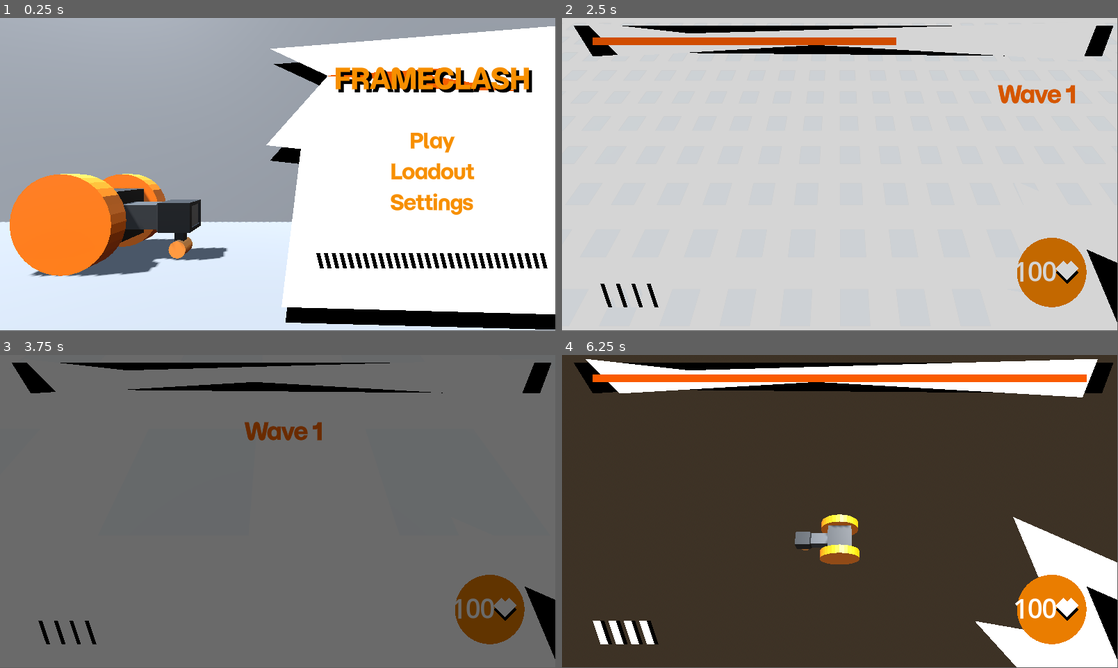
Above: before the commit, frames 1-4 (two rows, left to right).
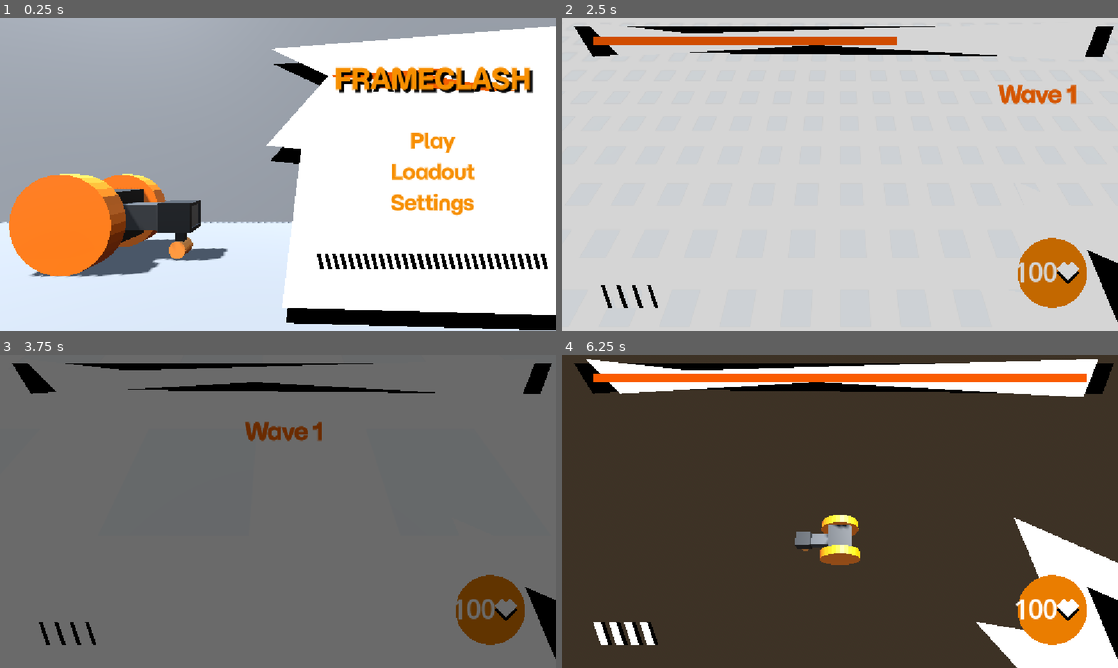
Above: after the commit, the same moments.

Repository: Username4D/Frameclash
Game: Godot game, scene res://scenes/view.tscn
Same seed, same stepped clock (60 frames per second), same inputs: the game is played once before the commit and once after it. The engine's default icon, where the game draws it, is replaced by a stand-in: a white triangle on a blue panel in a dark square.
Inputs:
- Up to frame 1 (0.25 s): no input
- Up to frame 2 (2.5 s): click "Play" at 0.5 s; click "Play" at 1.25 s; hold Right (ui_right) from 2.03 s (still down); tap Space (shoot) at 2.1 s
- Up to frame 3 (3.75 s): release Right (ui_right) at 2.78 s; hold Down (ui_down) 2.78-3.53 s; tap Space (shoot) at 2.85, 3.6 s; hold Right (ui_right) from 3.53 s (still down)
- Up to frame 4 (6.25 s): release Right (ui_right) at 4.28 s; hold Up (ui_up) 4.28-5.03 s; tap Space (shoot) at 4.35, 5.1, 5.85 s; hold Left (ui_left) from 5.03 s (still down)
In our replay, the window is 799x449 before the commit and 800x450 after it. These sizes can differ from the game's own. Grey fills any space a smaller window leaves; there, only what the larger window draws over its background counts as a difference.

The runs differ from the first frame. In frame 1, 3.0% of the frame differs, in the area x 0-100%, y 0-100%; in frame 2, 1.0%; in frame 3, 0.8%; in frame 4, 1.5%.

Commit message:
added usage of settings, added saving settings

Diff:
--- a/project.godot
+++ b/project.godot
@@ -19,6 +19,10 @@
 
 save_handler="*res://scripts/save_handler.gd"
 gameplay_info="*res://scripts/gameplay_info.gd"
+
+[display]
+
+window/stretch/mode="canvas_items"
 
 [editor_plugins]
 
--- a/scenes/setting_option.tscn
+++ b/scenes/setting_option.tscn
@@ -56,3 +56,5 @@
 theme_override_styles/disabled = SubResource("StyleBoxEmpty_r0pwg")
 theme_override_styles/focus = SubResource("StyleBoxFlat_w18ys")
 toggle_mode = true
+
+[connection signal="pressed" from="Button" to="." method="_on_button_pressed"]
--- a/scenes/settings.tscn
+++ b/scenes/settings.tscn
@@ -42,6 +42,9 @@
 offset_top = 224.0
 offset_right = -408.0
 offset_bottom = -360.0
+init = null
+state = null
+setting = "vsync"
 
 [node name="PARTICLES" parent="." index="3" instance=ExtResource("3_6wm04")]
 layout_mode = 1
@@ -49,4 +52,6 @@
 offset_top = 288.0
 offset_right = -408.0
 offset_bottom = -296.0
+init = null
 state = false
+setting = "particles"
--- a/scripts/enemy.gd
+++ b/scripts/enemy.gd
@@ -23,7 +23,8 @@
 		save_handler.coins += 5
 		save_handler.s_save()
 		health -= 1
-		$"../death_particles".emitting = true
+		if save_handler.settings["particles"]:
+			$"../death_particles".emitting = true
 		self.get_parent().velocity = Vector3(4, 5, 0).rotated(Vector3(0,1,0), randf_range(-PI, PI))
 		self.get_parent().move_and_slide()
 		$"..".set_collision_layer_value(2, true)
--- a/scripts/setting_option.gd
+++ b/scripts/setting_option.gd
@@ -1,10 +1,23 @@
 extends Control
 
+@export var init = false
 @export var state = true
+@export var setting = "s"
 
 func _process(delta: float) -> void:
 	$check_bg2.visible = $Button.button_pressed
+	if init:
+		state = $Button.button_pressed
 
 func _ready() -> void:
+	await get_tree().process_frame
 	$Button.button_pressed = state
 	$Label.text = self.name + ":"
+
+
+
+func _on_button_pressed() -> void:
+	save_handler.settings[setting] =  not state
+	print(save_handler.settings[setting])
+	save_handler.s_save()
+	DisplayServer.window_set_vsync_mode(DisplayServer.VSYNC_ENABLED if save_handler.settings["vsync"] else DisplayServer.VSYNC_DISABLED)
--- a/scripts/settings.gd
+++ b/scripts/settings.gd
@@ -2,3 +2,10 @@
 
 func open():
 	$back.grab_focus()
+
+func _ready() -> void:
+	$"V-SYNC ENABLED".state = save_handler.settings["vsync"]
+	$PARTICLES.state = save_handler.settings["particles"]
+	$"V-SYNC ENABLED".init = true
+	$PARTICLES.init = true
+	print(save_handler.settings)
